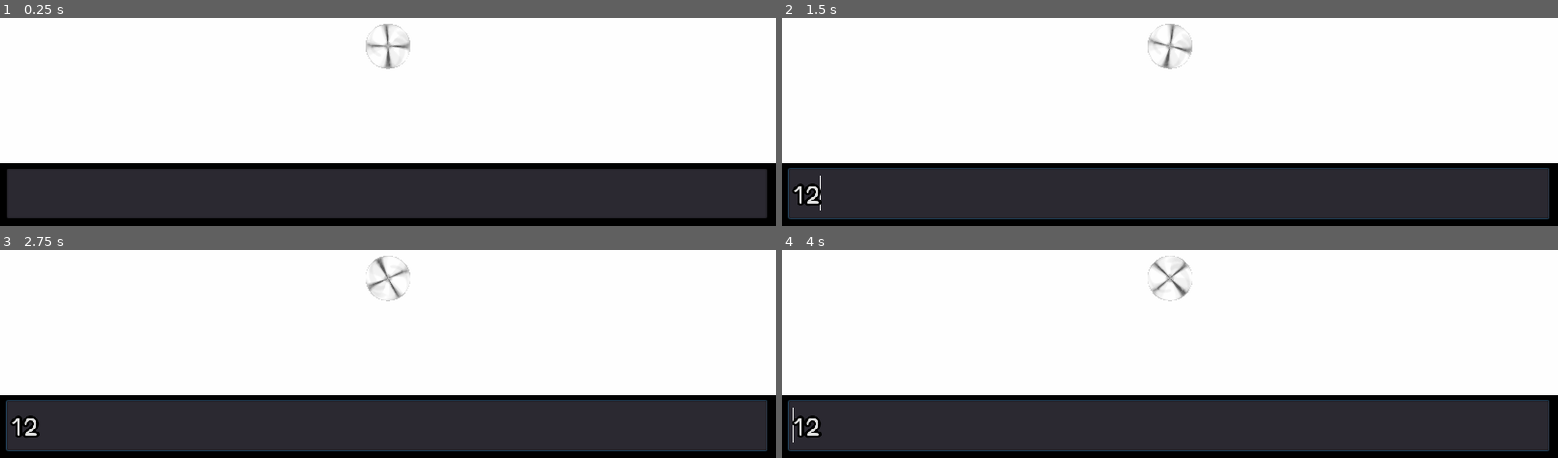
Above: before the commit, frames 1-4 (two rows, left to right).
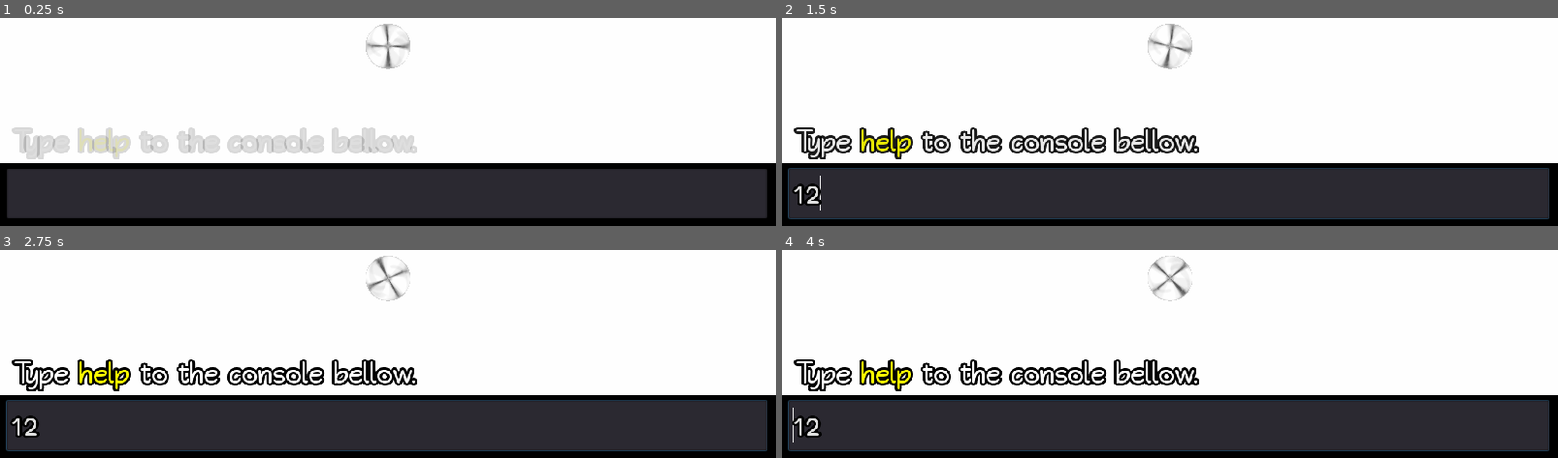
Above: after the commit, the same moments.

Repository: toimisto/rollballgenesis
Game: Godot game, scene res://scenes/Main.tscn
Two runs of this game, one before a commit and one after it. Both use one fixed random seed, a clock stepped at 60 frames per second and the inputs below.
Inputs (mouse positions are in pixels of both pictures, inside the frame that each line leads up to):
- Up to frame 1 (0.25 s): no input
- Up to frame 2 (1.5 s): click (1170, 192) at 0.52 s; type "12" at 0.6 s; hold Right (ui_right) from 1.28 s (still down)
- Up to frame 3 (2.75 s): release Right (ui_right) at 2.03 s; hold Down (ui_down) from 2.03 s (still down)
- Up to frame 4 (4 s): release Down (ui_down) at 2.78 s; hold Right (ui_right) 2.78-3.53 s; hold Up (ui_up) from 3.53 s (still down)

The runs differ from the first frame. In frame 1, 3.9% of the frame differs, in the area x 1-54%, y 52-68%; in frame 2, 3.3%; in frame 3, 3.2%; in frame 4, 3.2%.

Commit message:
edited dialog

Diff:
--- a/scripts/Main.gd
+++ b/scripts/Main.gd
@@ -29,6 +29,7 @@
 
 # Called when the node enters the scene tree for the first time.
 func _ready():
+    $Control.output("Type [color=yellow]help[/color] to the console bellow.")
 
     $Level.toggle_gravity(0)
     $Level.toggle_object("Floor")
@@ -43,17 +44,11 @@
 func on_input(input):
     input = input.to_lower()
     match input:
-        "yes":
-            $Control.output("[color=#FF0000]NO![/color]")
-        "no":
-            $Control.output("[color=#FF0000]yes![/color]")
-        "luuranki":
-            $Control.output("[color=#FF0000]oispa![/color]")
-
-
         "help":
             $Control.output(get_help())
             help += 1
+        "story":
+            $Control.output("This was the first ever almost full game done by jsloth and Glukoosi. \n And it was fun to make. Thank you for trying. \n Sorry, no time for awesome story. Maybe later.")
         "challenge":
             help = 0
             if challenge:
@@ -302,6 +297,8 @@
             "There are 10 heart shaped collectibles. try getting them all",
             "You might want to add [color=#FF5500]bridges[/color] to reach some of them"
         ]
+        if s["bridges"]:
+            h[1] = "It is okay if you don't find them all. \n Only thing that matters is you having fun finding them."
         return get_helped(h)
     if freedom and s["dimension"] == 2:
         h = [
@@ -320,7 +317,8 @@
         h = [
             "[color=yellow]Environment[/color] is all around you",
             "You can add [color=#FF5500]grass[/color] and [color=#FF5500]color[/color] to make it feel nicer",
-            "Oh and there is also [color=#FF5500]music[/color]"
+            "Oh and there is also [color=#FF5500]music[/color]",
+            "Would you like to hear about [color=yellow]challenge[/color] or [color=yellow]freedom[/color] instead?"
         ]
         return get_helped(h)
     return "Sorry I am a derp."
@@ -345,7 +343,7 @@
     if not s["walls"]:
         $Control.output("Nice! \n you reached the goal! \n Bit too easy huh?")
     else:
-        $Control.output("You made it! Are you [color=#551100]happy[/color] now?")
+        $Control.output("You made it! Are you [color=#EECCEE]happy[/color] now?")
         grv = true
 
 
